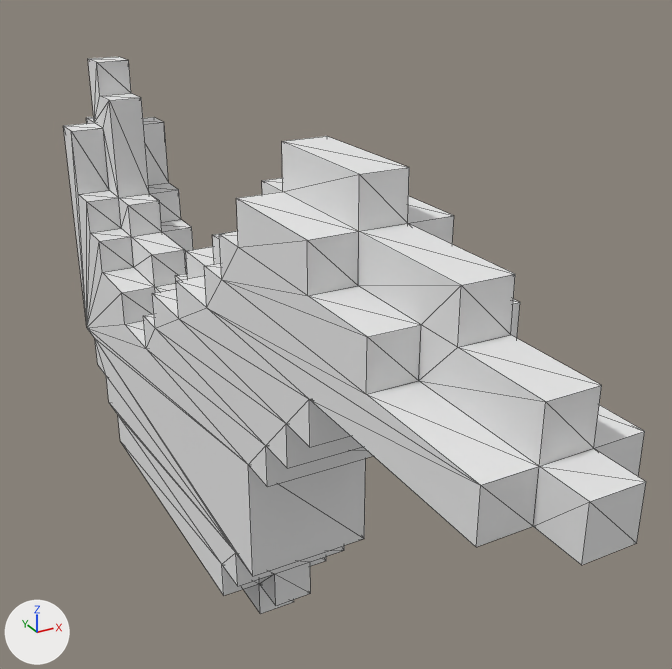
Before and after pictures for a commit that changed the OBJ model Assets/Art/Models/Snirt/ModParts/TailCrests/SnirtBodyCrest3.obj.
Rendered twice from a 50 mm lens placed at (-0.78, -2.13, 0.88), pointed at (0.25, -0.26, -0.05). Every picture has the same lights, and +X, +Y and +Z are marked at lower left. Mesh edges are drawn as thin lines. Where no turn or scale is listed for an object, it has been applied to the vertices. Vertices at the same position are counted once.

Objects in the first picture: 'Untitled'.
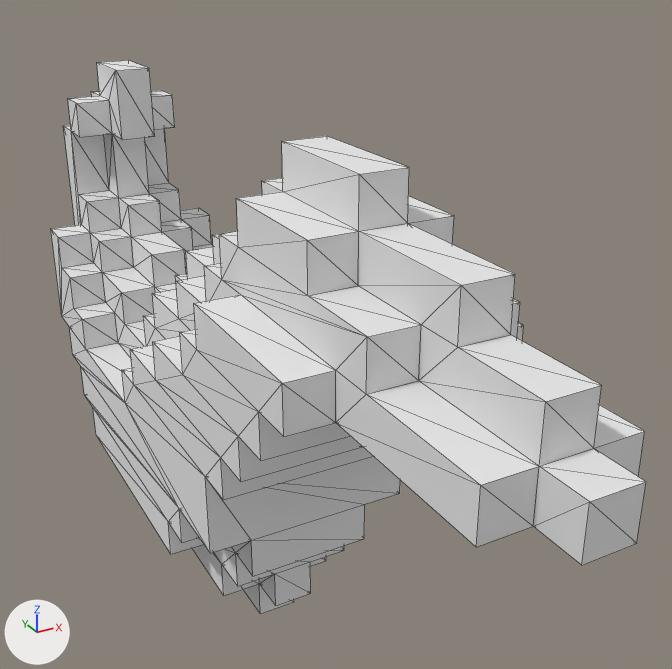
Location of each change, (x1, y1, x2, y2) in pixels of the pictures (672 x 669 px):
'Untitled', reshaped: before (63, 57, 646, 614); after (51, 60, 646, 614)
part 1 of me_untitled, built on: before (78, 57, 481, 576); after (51, 60, 524, 576)

Diff of the bpy script that builds the scene:
```diff
--- a/Assets/Art/Models/Snirt/ModParts/TailCrests/SnirtBodyCrest3.obj.py
+++ b/Assets/Art/Models/Snirt/ModParts/TailCrests/SnirtBodyCrest3.obj.py
@@ me_untitled @@
 # used by ob_untitled; location = (0.0, 0.0, 0.0)
-me_untitled.from_pydata(...)  # 218 vertices, 432 faces; spans x -0.1..0.2, y -1.4..1.0, z -0.8..0.5
+me_untitled.from_pydata(...)  # 350 vertices, 700 faces; spans x -0.2..0.3, y -1.4..1.0, z -0.8..0.5
+# me_untitled part 1
+# 16 vertices are removed from x -0.1..0.2, y -0.8..0.9, z -0.2..0.5
+# 102 faces are deleted
+# 14 vertices are added at x -0.2..0.3, y -0.8..-0.5, z -0.2..0.1
+# 20 new vertices lie (0.0, -0.1, 0.1) away from vertices in x -0.1..0.2, y -0.4..0.9, z -0.7..0.4
+# 16 new vertices lie (0.0, 0.1, 0.0) away from vertices in x -0.1..0.2, y -1.0..0.8, z -0.6..0.4
+# 16 new vertices lie (-0.1, 0.0, 0.0) away from vertices in x -0.1, y -0.9..0.8, z -0.6..0.2
+# 16 new vertices lie (0.1, 0.0, 0.0) away from vertices in x 0.2, y -0.9..0.8, z -0.6..0.2
+# 16 new vertices lie (0.0, 0.0, -0.1) away from vertices in x -0.2..0.3, y -0.9..0.7, z -0.2..0.4
+# 12 new vertices lie (0.0, -0.1, 0.0) away from vertices in x -0.1..0.2, y -0.4..0.7, z -0.2..0.3
+# 10 new vertices lie (0.0, 0.0, -0.1) away from vertices in x -0.1..0.2, y -0.5..0.1, z -0.2..0.2
+# 10 new vertices lie (-0.1, 0.0, 0.0) away from vertices in x -0.1, y -0.5..0.1, z -0.3..0.2
+# 10 new vertices lie (0.1, 0.0, 0.0) away from vertices in x 0.2, y -0.5..0.1, z -0.3..0.2
+# 8 new vertices lie (0.0, 0.0, 0.1) away from vertices in x -0.2..0.3, y -0.3..-0.2, z -0.6..-0.5
+# 370 new faces join them
 me_untitled.materials.append(mat_palette)
```
